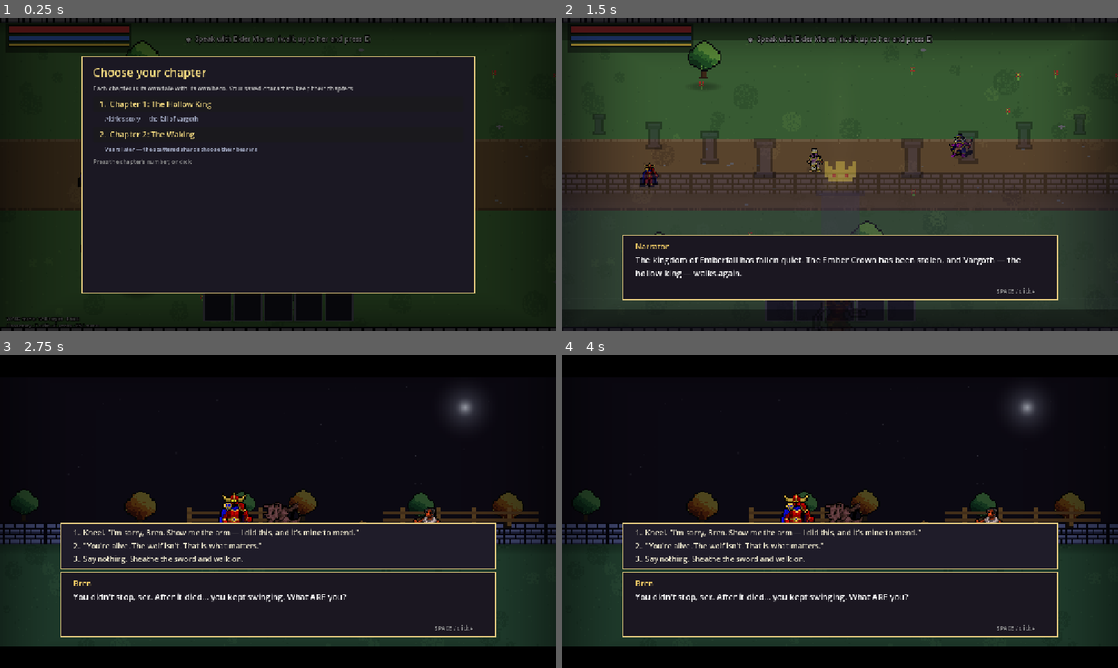
Above: before the commit, frames 1-4 (two rows, left to right).
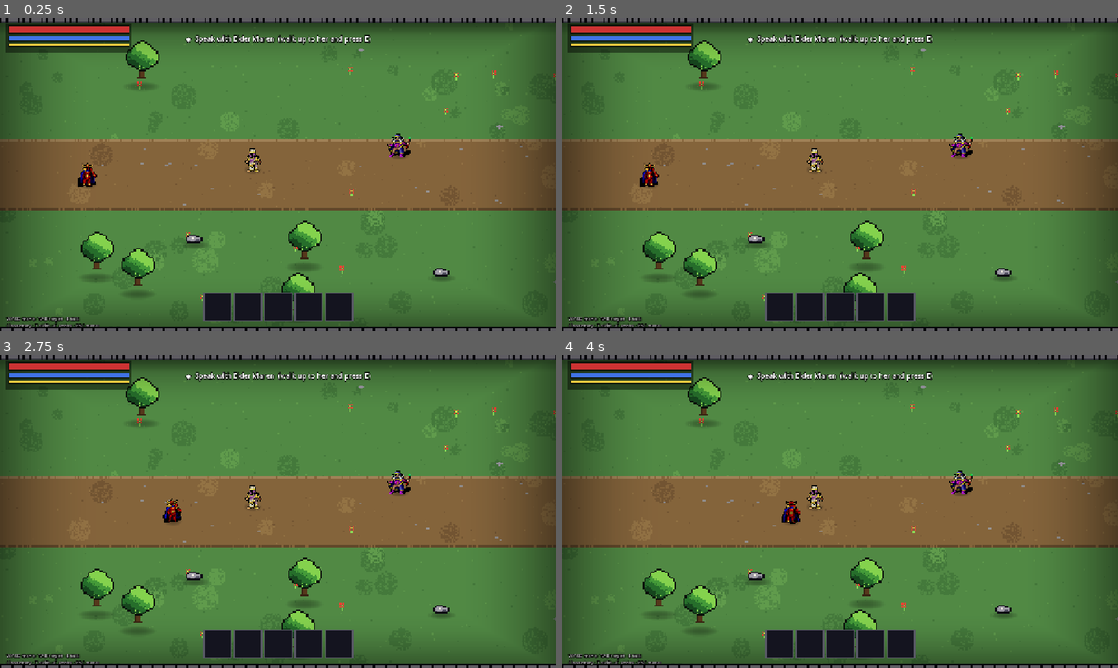
Above: after the commit, the same moments.

Repository: asalik1/game_beta
Game: Godot game, scene res://scenes/main.tscn
Same seed, same stepped clock (60 frames per second), same inputs: the game is played once before the commit and once after it.
Inputs (mouse positions are in pixels of both pictures, inside the frame that each line leads up to):
- Up to frame 1 (0.25 s): no input
- Up to frame 2 (1.5 s): click (840, 102) at 0.5 s, where only the run before the commit has a clickable "1. Chapter 1: The Hollow King"; click (623, 305) at 1.25 s, where only the run before the commit has a clickable "Warrior (1)"
- Up to frame 3 (2.75 s): tap E at 2, 2.3 s; move the mouse to (400, 495) at 2.02 s; hold D from 2.03 s (still down); tap Enter at 2.1 s; click (400, 495) at 2.17 s; tap Space at 2.27, 2.57 s
- Up to frame 4 (4 s): release D at 2.75 s; tap E at 2.75, 3.5 s; drag from (728, 527) to (812, 574) at 2.77 s; move the mouse to (895, 442) at 3.52 s; hold D from 3.53 s (still down); tap B at 3.6 s; tap Tab at 3.8 s

The runs differ from the first frame. In frame 1, 96% of the frame differs, in the area x 0-100%, y 0-100%; in frame 2, 95%; in frame 3, 98%; in frame 4, 98%.
Error after the commit: Parse Error: Cannot infer the type of "unlocked" variable because the value doesn't have a set type. (res://scripts/menus.gd:282)

Commit message:
chore: fix menu esc legacy handler override bug

Diff:
--- a/game/scripts/autotest.gd
+++ b/game/scripts/autotest.gd
@@ -916,6 +916,7 @@
 	await _test_pause_menu()
 	# -----------------------------------------------------------------------
 	await _test_ch2_bosses()
+	await _test_chapter_progression()
 
 	print("AUTOTEST PASS")
 	get_tree().paused = false
@@ -1322,10 +1323,21 @@
 ## System menu: pause opens/resumes, audio settings apply, and a chapter
 ## replay wipes the story while keeping the character.
 func _test_pause_menu() -> void:
-	game.menus.open_pause()
-	await _frames(2)
+	# A single real ESC press must open the system menu (regression: a
+	# legacy HUD overlay used to eat the first press).
+	var esc := InputEventKey.new()
+	esc.keycode = KEY_ESCAPE
+	esc.physical_keycode = KEY_ESCAPE
+	esc.pressed = true
+	Input.parse_input_event(esc)
+	await _frames(3)
+	var esc_up := InputEventKey.new()
+	esc_up.keycode = KEY_ESCAPE
+	esc_up.physical_keycode = KEY_ESCAPE
+	esc_up.pressed = false
+	Input.parse_input_event(esc_up)
 	if not (game.menus.is_open() and game.menus.current == "pause"):
-		return _fail("pause menu did not open")
+		return _fail("one ESC press did not open the pause menu (got '%s')" % game.menus.current)
 	if not get_tree().paused:
 		return _fail("pause menu did not pause the game")
 	game.menus.close()
@@ -1379,3 +1391,34 @@
 		await get_tree().create_timer(60.0).timeout
 		return
 	print("ok: ch2 bosses (spawn / signature / enrage / story-neutral death) — stormwarden, choirmother, nullwarden")
+
+
+## Chapter PROGRESSION: a ch1 victory carries the character into ch2
+## (build/gold intact, world rebuilt, unpaused), the completion flag
+## survives, and the finished chapter stays available for farming.
+func _test_chapter_progression() -> void:
+	game.replay_chapter("ch1")
+	await _frames(10)
+	if game.chapter_id != "ch1":
+		return _fail("could not return to ch1 for the progression test")
+	var lvl: int = game.player.level
+	var gold: int = game.player.gold
+	# Simulate the ch1 victory card, then press on.
+	game.state = Game.ST_VICTORY
+	get_tree().paused = true
+	game.set_flag("completed_ch1", true)
+	game.advance_chapter()
+	await _frames(10)
+	if game.chapter_id != "ch2":
+		return _fail("advance_chapter did not carry on to ch2")
+	if game.state != Game.ST_PLAYING or get_tree().paused:
+		return _fail("advance_chapter left the game frozen")
+	if game.player.level != lvl or game.player.gold != gold:
+		return _fail("progression did not keep the character (Lv %d -> %d)" % [lvl, game.player.level])
+	if not game.get_flag("completed_ch1", false):
+		return _fail("chapter completion flag was wiped by the advance")
+	if not game.chapter_available("ch2", true):
+		return _fail("finished chapter did not unlock ch2 for this character")
+	if game.quest_key != "ch2_start":
+		return _fail("ch2 did not start its quest chain (got %s)" % game.quest_key)
+	print("ok: chapter progression (victory carries the hero into ch2; ch1 stays farmable)")
--- a/game/scripts/game.gd
+++ b/game/scripts/game.gd
@@ -466,9 +466,80 @@
 	autosave()
 
 
+## Chapter PROGRESSION: the character who just won carries straight on
+## into the next chapter — build, gear, Resonance, faction standings and
+## choice history all intact. (Farming trips back go through
+## replay_chapter, which resets standings; moving FORWARD keeps them.)
+func advance_chapter() -> void:
+	var next_ch := Story.next_chapter(chapter_id)
+	if next_ch == "" or state != ST_VICTORY:
+		return
+	state = ST_PLAYING
+	get_tree().paused = false
+	hud.overlay.color = Color(0, 0, 0, 0)
+	hud.title_label.modulate.a = 0.0
+	hud.subtitle_label.modulate.a = 0.0
+	_wipe_chapter_flags()  # last chapter's story state retires; history stays
+	switch_chapter(next_ch, true)
+	play_started = true
+	set_music(Terrains.get_terrain(terrain_by_zone[0]).get("music", "village"))
+	hud.flash_title(zones[0]["name"], String(Story.chapter(next_ch)["name"]))
+	autosave()
+
+
+# ------------------------------------------------- meta progression ---
+# Account-wide unlocks that outlive characters (user://meta.json):
+# finishing a chapter with ANY character opens the next one on the
+# New Game chapter select.
+const META_PATH := "user://meta.json"
+var _meta: Dictionary = {}
+var _meta_loaded := false
+
+
+func _load_meta() -> void:
+	if _meta_loaded:
+		return
+	_meta_loaded = true
+	if no_saves or not FileAccess.file_exists(META_PATH):
+		return
+	var f := FileAccess.open(META_PATH, FileAccess.READ)
+	if f:
+		var data = JSON.parse_string(f.get_as_text())
+		if data is Dictionary:
+			_meta = data
+
+
+func meta_unlock(chid: String) -> void:
+	_load_meta()
+	if bool(_meta.get("unlocked_" + chid, false)):
+		return
+	_meta["unlocked_" + chid] = true
+	if no_saves:
+		return  # tests never touch the real user files
+	var f := FileAccess.open(META_PATH, FileAccess.WRITE)
+	if f:
+		f.store_string(JSON.stringify(_meta))
+
+
+## Progression gating for the chapter select: the first chapter is
+## always open; each later one opens once the previous is finished —
+## by ANY character (meta unlock) for New Game, or by THIS character
+## (its completed_ flag) when replaying.
+func chapter_available(chid: String, replay := false) -> bool:
+	var ids: Array = Story.CHAPTER_LIST.keys()
+	var i := ids.find(chid)
+	if i <= 0 or dev_mode:
+		return true
+	_load_meta()
+	if bool(_meta.get("unlocked_" + chid, false)):
+		return true
+	return replay and get_flag("completed_" + String(ids[i - 1]), false)
+
+
 # Character history that survives a chapter replay: which opening you
-# played and what you chose in it. Everything else is story state.
-const KEPT_FLAG_PREFIXES := ["opened_", "chose_"]
+# played, what you chose in it, and which chapters you have finished.
+# Everything else is story state.
+const KEPT_FLAG_PREFIXES := ["opened_", "chose_", "completed_"]
 const KEPT_FLAGS := ["owned_the_harm", "excused_the_harm", "walked_away",
 	"gave_back", "kept_taking", "fled_theft", "told_truth", "hid_truth",
 	"left_silent", "said_farewell", "cut_clean", "walked_silent",
@@ -920,12 +991,26 @@
 	if kind == String(Story.chapter(chapter_id).get("final_boss", "")):
 		quest_key = "done_" + chapter_id if Story.ALL_QUESTS.has("done_" + chapter_id) else "done"
 		refresh_quest()
+		# Progression: this character has finished the chapter (kept across
+		# replays), and the NEXT chapter unlocks account-wide.
+		set_flag("completed_" + chapter_id, true)
+		var next_ch := Story.next_chapter(chapter_id)
+		if next_ch != "":
+			meta_unlock(next_ch)
 		# Chapter-specific epilogue beat and victory card, with the
 		# Chapter 1 texts as the fallback.
 		var epilogue: Array = Story.ALL_BEATS.get("epilogue_" + chapter_id,
 			Story.ALL_BEATS.get("epilogue", []))
-		var vtext := String(Story.chapter(chapter_id).get("victory_text",
-			"The Ember Crown is reclaimed. Thanks for playing Chapter 1!\nPress R to play again."))
+		var vtext: String
+		if next_ch != "":
+			# Mid-campaign victory: the road goes on.
+			vtext = String(Story.chapter(chapter_id).get("victory_text",
+				"The Ember Crown is reclaimed. But the shards are still out there — and years from now, they will wake."))
+			vtext += "\n\nENTER — journey on to %s        ·        R — start over" \
+				% String(Story.chapter(next_ch)["name"])
+		else:
+			vtext = String(Story.chapter(chapter_id).get("victory_text",
+				"Thanks for playing!\nPress R to play again."))
 		var end_it := func() -> void:
 			state = ST_VICTORY
 			set_music("")
@@ -1542,9 +1627,8 @@
 			elif Input.is_key_pressed(binds["codex"]):
 				talk_cd = 0.4
 				menus.open_codex()
-			elif Input.is_key_pressed(KEY_ESCAPE) and play_started:
-				talk_cd = 0.4
-				menus.open_pause()
+			# (ESC → pause menu lives in hud._on_escape, event-driven —
+			# a polled duplicate here caused double-open/close races.)
 
 	shake_amt = move_toward(shake_amt, 0.0, 20.0 * delta)
 	if camera:
--- a/game/scripts/hud.gd
+++ b/game/scripts/hud.gd
@@ -49,7 +49,6 @@
 var vignette: TextureRect
 var flash_rect: ColorRect = null
 var boss_base_name := ""
-var paused_by_menu := false
 var banner_y := 110.0
 
 const BAR_W := 280.0
@@ -531,21 +530,24 @@
 
 	var pressed_confirm := false
 	if event is InputEventKey and event.pressed and not event.echo:
-		if event.keycode in [KEY_SPACE, KEY_ENTER, KEY_E]:
+		if event.keycode in [KEY_SPACE, KEY_ENTER, KEY_E] \
+				and game.state == game.ST_VICTORY \
+				and Story.next_chapter(game.chapter_id) != "":
+			# Mid-campaign victory card: carry this character onward.
+			game.advance_chapter()
+			get_viewport().set_input_as_handled()
+		elif event.keycode in [KEY_SPACE, KEY_ENTER, KEY_E]:
 			pressed_confirm = true
 		elif event.keycode == KEY_ESCAPE:
 			_on_escape()
-		elif event.keycode == KEY_B and paused_by_menu:
-			_close_pause()
-			game.menus.open_keybinds()
 		elif event.keycode == KEY_R and game.state == game.ST_VICTORY:
 			get_tree().paused = false
 			get_tree().reload_current_scene()
 		elif event.keycode == game.binds.get("target", KEY_TAB) \
-				and game.state == game.ST_PLAYING and not dialogue_active and not paused_by_menu:
+				and game.state == game.ST_PLAYING and not dialogue_active:
 			game.player.cycle_target()
 			get_viewport().set_input_as_handled()
-		elif event.keycode == KEY_F1 and game.dev_mode and not dialogue_active and not paused_by_menu:
+		elif event.keycode == KEY_F1 and game.dev_mode and not dialogue_active:
 			game.menus.open_dev()
 			get_viewport().set_input_as_handled()
 	elif event is InputEventMouseButton and event.pressed and event.button_index == MOUSE_BUTTON_LEFT:
@@ -556,25 +558,10 @@
 		get_viewport().set_input_as_handled()
 
 
+## ESC opens the system menu (menus.gd owns closing it again).
 func _on_escape() -> void:
-	if dialogue_active or game.state != game.ST_PLAYING:
+	if dialogue_active or choices_active or not game.play_started \
+			or game.state != game.ST_PLAYING or game.menus.is_open():
 		return
-	if paused_by_menu:
-		_close_pause()
-	else:
-		paused_by_menu = true
-		get_tree().paused = true
-		dim(0.5)
-		title_label.add_theme_color_override("font_color", Color(1, 1, 1))
-		title_label.text = "PAUSED"
-		subtitle_label.text = "ESC resume  ·  B keybinds"
-		title_label.modulate.a = 1.0
-		subtitle_label.modulate.a = 1.0
-
-
-func _close_pause() -> void:
-	paused_by_menu = false
-	get_tree().paused = false
-	dim(0.0)
-	title_label.modulate.a = 0.0
-	subtitle_label.modulate.a = 0.0
+	game.menus.open_pause()
+	get_viewport().set_input_as_handled()
--- a/game/scripts/menus.gd
+++ b/game/scripts/menus.gd
@@ -272,13 +272,14 @@
 	var vbox := _open("Choose your chapter", 900, 540)
 	current = "chapter_select"
 	if replay:
-		_lbl(vbox, "Replay any chapter with this character. Story progress there resets; your build, gear and Resonance travel with you.", 14, Color(0.75, 0.75, 0.75))
+		_lbl(vbox, "Return to any unlocked chapter with this character — farm, finish arcs, take other paths. Story progress there resets; your build, gear and Resonance travel with you.", 14, Color(0.75, 0.75, 0.75))
 	else:
-		_lbl(vbox, "Each chapter is its own tale with its own hero. Your saved characters keep their chapters.", 14, Color(0.75, 0.75, 0.75))
+		_lbl(vbox, "One campaign, chapter by chapter: win a chapter and your hero journeys on to the next. Later chapters unlock once you've beaten the one before.", 14, Color(0.75, 0.75, 0.75))
 	var idx := 1
 	for chid in Story.CHAPTER_LIST:
 		var chapter: Dictionary = Story.CHAPTER_LIST[chid]
 		var pick_id: String = chid
+		var unlocked := game.chapter_available(chid, replay)
 		var pick := func() -> void:
 			if chapter_replay:
 				if root:
@@ -288,9 +289,13 @@
 				game.replay_chapter(pick_id)
 			else:
 				pick_chapter(pick_id)
-		var b := _btn(vbox, "  %d.  %s  " % [idx, chapter["name"]], pick, Color(0.95, 0.85, 0.5))
+		var b := _btn(vbox, "  %d.  %s%s  " % [idx, "" if unlocked else "🔒 ", chapter["name"]],
+			pick, Color(0.95, 0.85, 0.5) if unlocked else Color(0.5, 0.5, 0.55), unlocked)
 		b.add_theme_font_size_override("font_size", 18)
-		var sub := _lbl(vbox, "        " + String(chapter.get("sub", "")), 13, Color(0.65, 0.68, 0.78))
+		var sub_text: String = String(chapter.get("sub", "")) if unlocked \
+			else "Locked — finish the previous chapter to open this road."
+		var sub := _lbl(vbox, "        " + sub_text, 13,
+			Color(0.65, 0.68, 0.78) if unlocked else Color(0.5, 0.5, 0.55))
 		sub.custom_minimum_size = Vector2(800, 0)
 		idx += 1
 	_hint(vbox, "Press the chapter's number, or click" + ("  ·  ESC to go back" if replay else ""))
@@ -1466,7 +1471,8 @@
 		if current == "chapter_select":
 			var chids: Array = Story.CHAPTER_LIST.keys()
 			var chnum: int = event.keycode - KEY_1
-			if chnum >= 0 and chnum < chids.size():
+			if chnum >= 0 and chnum < chids.size() \
+					and game.chapter_available(String(chids[chnum]), chapter_replay):
 				if chapter_replay:
 					var chid: String = chids[chnum]
 					if root:
--- a/game/scripts/story.gd
+++ b/game/scripts/story.gd
@@ -429,6 +429,17 @@
 	return String(ALL_QUESTS.get(key, ""))
 
 
+## The chapter after this one in campaign order ("" = this is the last).
+## Chapters form one PROGRESSION: winning a chapter carries the character
+## into the next (game.advance_chapter), and finished chapters stay
+## replayable for farming (game.replay_chapter).
+static func next_chapter(id: String) -> String:
+	load_content()
+	var ids: Array = CHAPTER_LIST.keys()
+	var i := ids.find(id)
+	return String(ids[i + 1]) if i >= 0 and i + 1 < ids.size() else ""
+
+
 # --------------------------------------------------------------- dialogue ---
 # Each beat is a list of [speaker, line].
 
